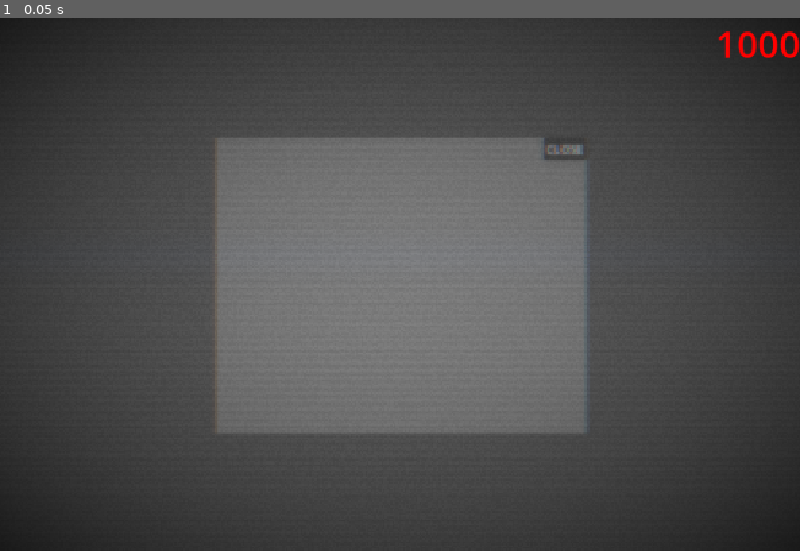
Above: before the commit, frame 1.
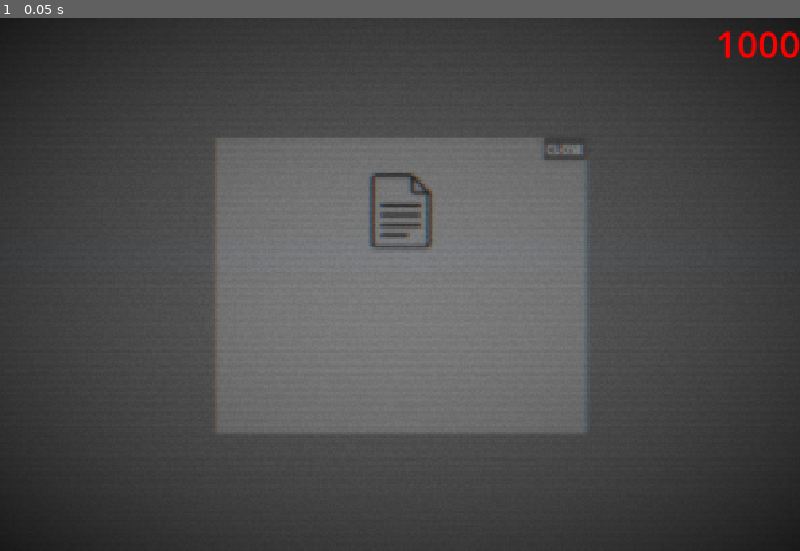
Above: after the commit, the same moment.

Repository: SengulC/pdoom
Game: Godot game, scene res://scenes/folder_popup.tscn
The game is run twice, just before and just after one commit, with the same random seed, the same clock (stepped at 60 frames per second) and the same inputs. This scene is started directly instead of the project's main scene.
Inputs:
- Up to frame 1 (0.05 s): no input

The runs differ from the first frame. In frame 1, 0.5% of the frame differs, in the area x 46-55%, y 29-44%.

Commit message:
dragging file out of folder to unparent

Diff:
--- a/pdoom-game/project.godot
+++ b/pdoom-game/project.godot
@@ -35,6 +35,7 @@
 chatFile=""
 userChoiceBtns=""
 budgetLabel=""
+folderPopup=""
 
 [input]
 
--- a/pdoom-game/scenes/folder_popup.tscn
+++ b/pdoom-game/scenes/folder_popup.tscn
@@ -1,8 +1,12 @@
 [gd_scene format=3 uid="uid://bhrxyglvvdsj4"]
 
 [ext_resource type="Script" uid="uid://d0d712jm1iqtq" path="res://scripts/file_popup.gd" id="1_ewifn"]
+[ext_resource type="PackedScene" uid="uid://buph0h50ickkm" path="res://scenes/file.tscn" id="2_br8jv"]
 
-[node name="FolderPopup" type="ColorRect" unique_id=1449711572 groups=["filePopup"]]
+[sub_resource type="RectangleShape2D" id="RectangleShape2D_w2pfo"]
+size = Vector2(518, 422)
+
+[node name="FolderPopup" type="ColorRect" unique_id=1449711572 groups=["filePopup", "folderPopup"]]
 z_index = 5
 anchors_preset = 8
 anchor_left = 0.5
@@ -15,18 +19,27 @@
 offset_bottom = 200.0
 grow_horizontal = 2
 grow_vertical = 2
+mouse_filter = 1
 color = Color(1, 1, 1, 0.1882353)
 script = ExtResource("1_ewifn")
 folder = true
 
-[node name="Container" type="BoxContainer" parent="." unique_id=1954902812]
+[node name="MarginContainer" type="MarginContainer" parent="." unique_id=273841753]
+layout_mode = 0
+offset_right = 40.0
+offset_bottom = 40.0
+theme_override_constants/margin_top = 50
+theme_override_constants/margin_bottom = 0
+
+[node name="Container" type="BoxContainer" parent="MarginContainer" unique_id=1954902812]
 unique_name_in_owner = true
 custom_minimum_size = Vector2(500, 400)
 custom_maximum_size = Vector2(500, 400)
-layout_mode = 0
-offset_right = 500.0
-offset_bottom = 400.0
+layout_mode = 2
 alignment = 1
+
+[node name="File" parent="MarginContainer/Container" unique_id=963720069 instance=ExtResource("2_br8jv")]
+layout_mode = 2
 
 [node name="Button" type="Button" parent="." unique_id=1600773996]
 layout_mode = 1
@@ -36,6 +49,15 @@
 offset_left = -8.0
 offset_bottom = 8.0
 grow_horizontal = 0
+mouse_filter = 1
 text = "CLOSE"
 
+[node name="FolderPopupArea2D" type="Area2D" parent="." unique_id=1721672639]
+
+[node name="CollisionShape2D" type="CollisionShape2D" parent="FolderPopupArea2D" unique_id=451971564]
+position = Vector2(249, 201)
+shape = SubResource("RectangleShape2D_w2pfo")
+
 [connection signal="pressed" from="Button" to="." method="_on_popup_close_button_pressed"]
+[connection signal="mouse_entered" from="FolderPopupArea2D" to="." method="_on_folder_popup_area_mouse_entered"]
+[connection signal="mouse_exited" from="FolderPopupArea2D" to="." method="_on_folder_popup_area_mouse_exited"]
--- a/pdoom-game/scripts/file.gd
+++ b/pdoom-game/scripts/file.gd
@@ -8,6 +8,8 @@
 @export var fileContent : FileContent
 @export var fileCurrentlyOpen := false
 @export var fileRef := ""
+
+var homeContainer # folder container inFolder
 
 const DRAG_THRESHOLD := 4.0
 var grab_offset := Vector2.ZERO
@@ -31,6 +33,10 @@
 	# only start dragging after the mouse actually moves past a threshold
 	if not dragging and mouse_pos.distance_to(press_pos) > DRAG_THRESHOLD:
 		dragging = true
+		if inFolder and get_parent() is Container:
+			homeContainer = get_parent()
+			# takeout of folder container for dragging
+			reparent(get_tree().get_first_node_in_group("desktop"), true)
 	# keep the original grab point under the cursor, so no jump
 	if dragging:
 		global_position = mouse_pos - grab_offset
@@ -45,6 +51,19 @@
 	Globalz.open_file_popup(self)
 	fileCurrentlyOpen = true
 
+func _return_to_folder() -> void:
+	if is_instance_valid(homeContainer):
+		reparent(homeContainer, false)
+	#else:
+		#_remove_from_folder()
+
+func _remove_from_folder() -> void:
+	Globalz.remove_file(fileRef)
+	inFolder = false
+	fileOverFolder = false
+	homeContainer = null
+	print("removed from folder: ", fileRef)
+
 func _input(event: InputEvent):
 	# mouse clicking on file should activate clicking state (which could lead to drag and drop or nothing at all)
 	# and we also check/wait for double click
@@ -58,13 +77,25 @@
 			_open_file()
 			currState = Globalz.fileStates.IDLE  # to not start a drag on potential doubletap
 
-	# releasing when file is being hovered over folder should drop the file in that folder
-	if event.is_action_released("lmb_click") and fileOverFolder:
-		currState = Globalz.fileStates.DROPPED
-	# releasing elseif, reverts to idle, so nothing
-	elif event.is_action_released("lmb_click"):
-		currState = Globalz.fileStates.IDLE
-		dragging = false
+	if event.is_action_released("lmb_click") and currState == Globalz.fileStates.CLICKED:
+		# releasing when file is being hovered over folder should drop the file in that folder
+		if fileOverFolder:
+			currState = Globalz.fileStates.DROPPED
+		elif inFolder and dragging:
+			# if dragging file inFolder...
+			# if overFolderArea, keep/return to folder
+			if Globalz.is_mouse_over_folder_popup():
+				_return_to_folder()
+			# else, remove from folder!
+			else:
+				_remove_from_folder()
+			currState = Globalz.fileStates.IDLE
+			dragging = false
+		# releasing else, reverts to idle, so nothing
+		else:
+			currState = Globalz.fileStates.IDLE
+			dragging = false
+
 
 func _on_file_mouse_entered() -> void:
 	mouseInArea = true
--- a/pdoom-game/scripts/file_popup.gd
+++ b/pdoom-game/scripts/file_popup.gd
@@ -26,3 +26,11 @@
 func _on_user_choice_button_pressed() -> void:
 	print("pressing user chocieeeeee")
 	Globalz.user_chose.emit(0)
+
+#func _on_folder_popup_area_mouse_entered() -> void:
+	#print("MOUSE INSIDE FOLDER")
+	#Globalz.mouseOverFolderPopupArea = true
+#
+#func _on_folder_popup_area_mouse_exited() -> void:
+	#print("MOUSE OUTSIDE FOLDER")
+	#Globalz.mouseOverFolderPopupArea = false
--- a/pdoom-game/scripts/folder.gd
+++ b/pdoom-game/scripts/folder.gd
@@ -40,4 +40,4 @@
 		grab_offset = press_pos - global_position
 
 		if event is InputEventMouseButton and event.double_click:
-			Globalz.open_folder(self)
+			Globalz.open_folder()
--- a/pdoom-game/scripts/globalz.gd
+++ b/pdoom-game/scripts/globalz.gd
@@ -11,13 +11,13 @@
 
 var currBudget := 1000
 var budgetRef
+var mouseOverFolderPopupArea = false
 
 # SIGNAL BUS
 signal user_chose(index: int) # for user choice in chat progression
 signal popup_opened
 signal budget_reduced(amount: int)
 signal inner_dialog(words: String)
-#signal hide_inner()
 signal choice_resolved(index: int)   # -1 = popup closed without a choice
 
 func is_choice_ui_ready() -> bool:
@@ -26,6 +26,16 @@
 func add_file(file: File):
 	filesInFolder.append(file.duplicate())
 	print("added file to folder", filesInFolder)
+
+	# folder alrdy open: call for resync
+	if get_tree().get_first_node_in_group("folderPopup"):
+		open_folder()
+
+func remove_file(ref: String) -> void:
+	for i in range(filesInFolder.size() - 1, -1, -1):
+		if filesInFolder[i].fileRef == ref:
+			filesInFolder[i].free()
+			filesInFolder.remove_at(i)
 
 func open_file_popup(file: File):
 	var fileRef = file.fileRef
@@ -55,16 +65,53 @@
 		openFiles.erase(fileRef)
 	)
 
-func open_folder(folder: Folder) -> void:
+var folderPopupArea: Area2D
+
+func is_mouse_over_folder_popup() -> bool:
+	if not is_instance_valid(folderPopupArea):
+		return false
+	var col: CollisionShape2D = folderPopupArea.find_child("CollisionShape2D", true, false)
+	var rect_shape := col.shape as RectangleShape2D
+	if rect_shape == null:
+		return false
+	# convert mouse into the collision shape's local space, then test against the shape's extents
+	var local_mouse := col.to_local(col.get_global_mouse_position())
+	var half := rect_shape.size / 2.0
+	return Rect2(-half, rect_shape.size).has_point(local_mouse)
+
+func open_folder() -> void:
+	var existing := get_tree().get_first_node_in_group("folderPopup")
+	if existing:
+		# alrdy open: just sync its contents with filesInFolder
+		_refresh_folder_contents(existing.find_child("Container", true, false))
+		return
+
 	var popup := FOLDER_POPUP.instantiate()
 	var desktop := get_tree().get_first_node_in_group("desktop")
 	desktop.add_child(popup)
+	folderPopupArea = popup.find_child("FolderPopupArea2D", true, false)
 
-	var container: Container = popup.find_child("Container", true, false)
+	_refresh_folder_contents(popup.find_child("Container", true, false))
 
-	for template : File in filesInFolder:
-		var file: File = template.duplicate() # fresh copy 4 each open
-		file.inFolder = true
-		file.currState = Globalz.fileStates.IDLE
-		file.fileOverFolder = false
-		container.add_child(file)
+func _refresh_folder_contents(container: Container) -> void:
+	# files currently displayed
+	var shown := {}
+	for child in container.get_children():
+		if child is File:
+			shown[child.fileRef] = child
+
+	# adding files in filesInFolder but not yet displayed
+	var wanted := {}
+	for template: File in filesInFolder:
+		wanted[template.fileRef] = true
+		if not shown.has(template.fileRef):
+			var file: File = template.duplicate()
+			file.inFolder = true
+			file.currState = fileStates.IDLE
+			file.fileOverFolder = false
+			container.add_child(file)
+
+	# remove displayed files that are no longer in filesInFolder
+	for ref in shown:
+		if not wanted.has(ref):
+			shown[ref].queue_free()
